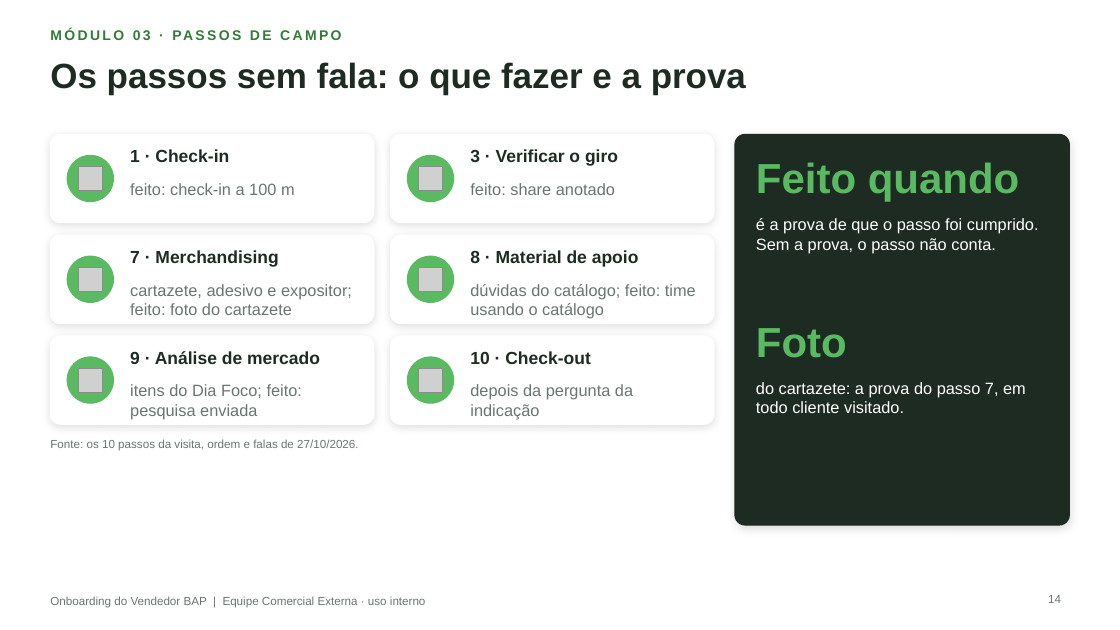
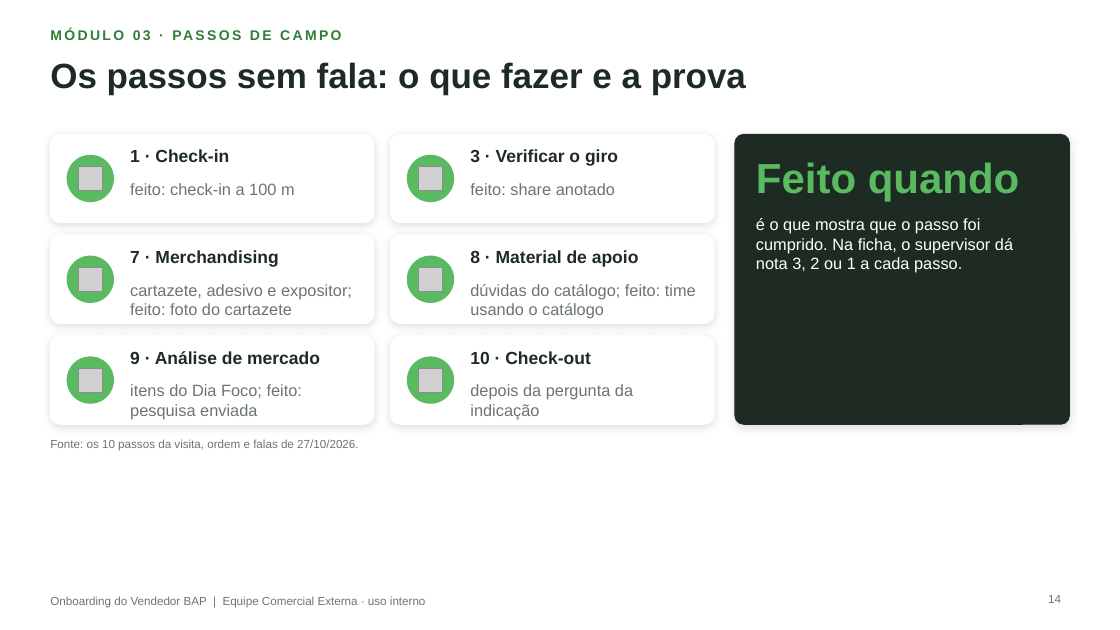
Before and after one commit to aloirr/bapajudacatalogo, a slide deck: slide 14 of catalogo_grafico/entregas/Treinamento_Onboarding_Vendedor_BAP_Vendedores.pptx. Drawn at 1120x630 pixels with LibreOffice and Linux fonts; fonts in the diff are those of the drawing; grey boxes stand for pictures; background and template pictures are left out. Boxes give left, top, right and bottom in pixels: in the first picture for what was removed or moved away, otherwise in the second. Text is boxed around its words. In the diff, an @@ line names an element or a change of style, - is before the commit and + after.

```diff
--- a/catalogo_grafico/entregas/Treinamento_Onboarding_Vendedor_BAP_Vendedores.pptx
+++ b/catalogo_grafico/entregas/Treinamento_Onboarding_Vendedor_BAP_Vendedores.pptx
@@ rounded rectangle: place and size @@
-rounded rectangle at [735,134,1070,525]
+rounded rectangle at [735,134,1070,424]
@@ text at [756,218,1013,273]: text changed @@
-é a prova de que o passo foi cumprido. Sem a prova, o passo não conta.
+é o que mostra que o passo foi cumprido. Na ficha, o supervisor dá nota 3, 2 ou 1 a cada passo.
@@ text removed at [756,328,847,358] @@
-Foto
@@ text removed at [756,382,1026,413] @@
-do cartazete: a prova do passo 7, em todo cliente visitado.
```
Also in this commit, not shown: 14 other slides changed, 30 other files.
